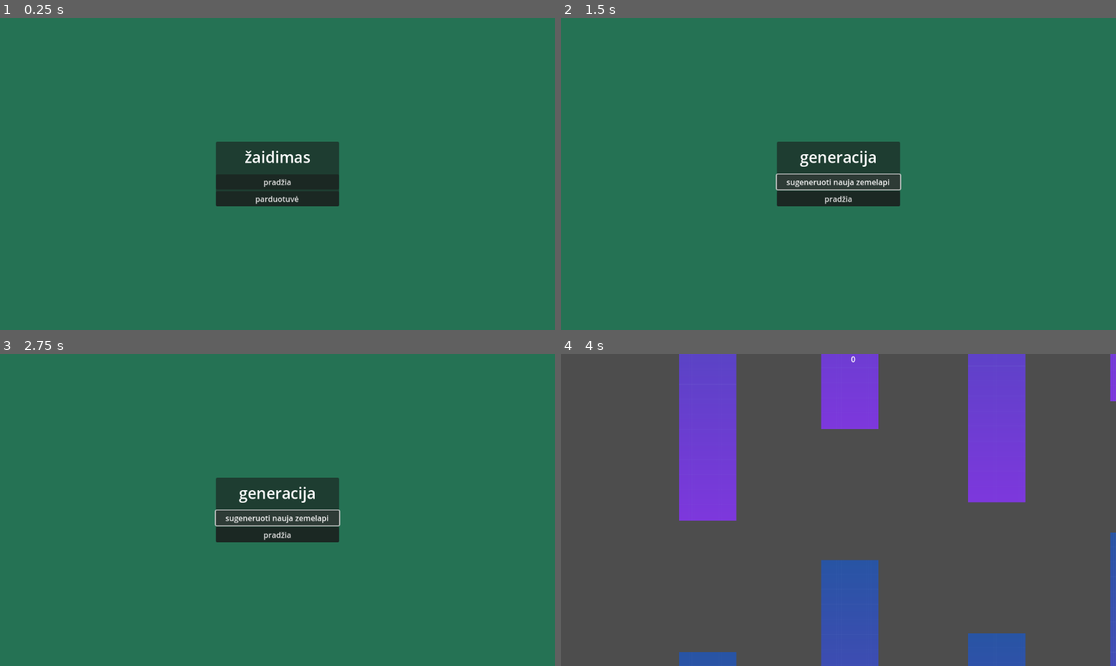
Above: before the commit, frames 1-4 (two rows, left to right).
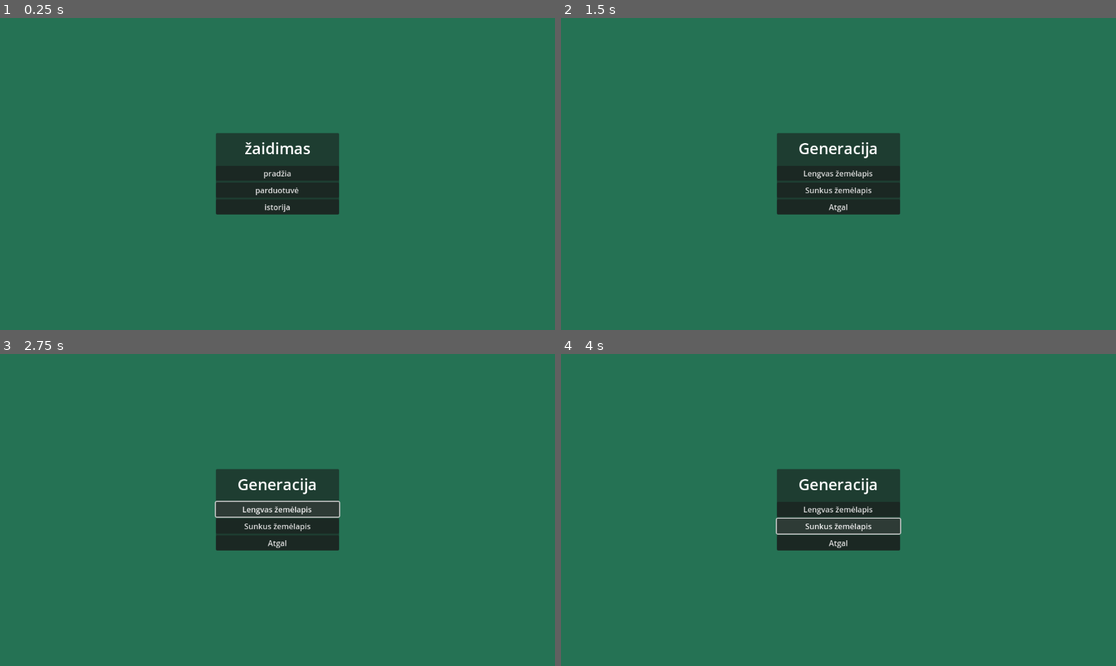
Above: after the commit, the same moments.

Repository: GrybasBaravykas/ZaidimoPraktika
Game: Godot game, scene res://src/main_menu.tscn
The game is run twice, just before and just after one commit, with the same random seed, the same clock (stepped at 60 frames per second) and the same inputs.
Inputs (mouse positions are in pixels of both pictures, inside the frame that each line leads up to):
- Up to frame 1 (0.25 s): no input
- Up to frame 2 (1.5 s): click "pradžia" at 0.5 s; click "sugeneruoti nauja zemelapi" at 1.25 s
- Up to frame 3 (2.75 s): click "sugeneruoti nauja zemelapi" (after the commit: "Lengvas žemėlapis") at 2 s
- Up to frame 4 (4 s): click (838, 534) at 2.75 s, where only the run before the commit has a clickable "pradžia"; click (838, 525) at 3.5 s, where only the run after the commit has a clickable "Sunkus žemėlapis"

The runs differ from the first frame. In frame 1, 1.9% of the frame differs, in the area x 38-62%, y 36-64%; in frame 2, 2.4%; in frame 3, 2.5%; in frame 4, 100%, in the area x 0-100%, y 0-100%.

Commit message:
UPDATE

Diff:
--- /dev/null
+++ b/history_menu.gd
@@ -0,0 +1 @@
+extends CanvasLayer
--- a/map_gen_json.gd
+++ b/map_gen_json.gd
@@ -19,10 +19,11 @@
 	pos_val = data.map_seed
 
 
-func gen_map():
-	data.map_seed = randi() % 9 + 1;
-	for i in 13:
-		data.map_seed = data.map_seed * 10 + randi() % 10
+func gen_map(diff):
+	data.difficulty = diff
+	data.map_seed = randi() % 9 + 1
+	for i in 13 * diff:
+		data.map_seed = data.map_seed * 10 + (randi() % 10)
 
 	create_file()
 func take_gen_val():
--- a/src/MainMenu.gd
+++ b/src/MainMenu.gd
@@ -2,6 +2,7 @@
 
 @onready var main: Control = $Control
 @onready var gen: Control = $Generation
+@onready var gen2: Control = $Generation2
 
 const Json = preload("res://map_gen_json.gd")
 var my_json: Json
@@ -17,11 +18,28 @@
 func _on_button_shop_pressed() -> void:
 	get_tree().change_scene_to_file("res://src/shop.tscn")
 
+func _on_button_gen_menu_pressed() -> void:
+	gen.visible = false
+	gen2.visible = true
 
 func _on_button_gen_pressed() -> void:
-	my_json.gen_map()
+	my_json.gen_map(1)
+
 
 
 func _on_button_start_pressed() -> void:
 	if(FileAccess.file_exists(my_json.path)):
 		get_tree().change_scene_to_file("res://src/world.tscn")
+
+
+func _on_button_gen_2_pressed() -> void:
+	my_json.gen_map(2)
+
+
+func _on_button_atgal_pressed() -> void:
+	gen.visible = true
+	gen2.visible = false
+
+
+func _on_button_history_pressed() -> void:
+	get_tree().change_scene_to_file("res://src/history.tscn")
--- /dev/null
+++ b/src/history.tscn
@@ -0,0 +1,24 @@
+[gd_scene load_steps=2 format=3 uid="uid://b081wfptyqpmg"]
+
+[ext_resource type="Script" path="res://history_menu.gd" id="1_mmvyr"]
+
+[node name="History" type="Node2D"]
+
+[node name="CanvasLayer" type="CanvasLayer" parent="."]
+script = ExtResource("1_mmvyr")
+
+[node name="ColorRect" type="ColorRect" parent="CanvasLayer"]
+offset_right = 1165.0
+offset_bottom = 665.0
+color = Color(0.521569, 0.262745, 0.14902, 1)
+
+[node name="VBoxContainer" type="VBoxContainer" parent="CanvasLayer"]
+offset_right = 1152.0
+offset_bottom = 648.0
+
+[node name="Label" type="Label" parent="CanvasLayer/VBoxContainer"]
+layout_mode = 2
+text = "bandymas
+"
+horizontal_alignment = 1
+vertical_alignment = 1
--- a/src/main_menu.tscn
+++ b/src/main_menu.tscn
@@ -50,6 +50,10 @@
 layout_mode = 2
 text = "parduotuvė"
 
+[node name="ButtonHistory" type="Button" parent="CanvasLayer/Control/CenterContainer/PanelContainer/MarginContainer/VBoxContainer"]
+layout_mode = 2
+text = "istorija"
+
 [node name="Generation" type="Control" parent="CanvasLayer"]
 visible = false
 layout_mode = 3
@@ -81,17 +85,64 @@
 custom_minimum_size = Vector2(128, 64)
 layout_mode = 2
 theme_override_font_sizes/font_size = 32
-text = "generacija"
+text = "Pradžia"
 horizontal_alignment = 1
 vertical_alignment = 1
 
-[node name="ButtonGen" type="Button" parent="CanvasLayer/Generation/CenterContainer/PanelContainer/MarginContainer/VBoxContainer"]
+[node name="ButtonGenMenu" type="Button" parent="CanvasLayer/Generation/CenterContainer/PanelContainer/MarginContainer/VBoxContainer"]
 layout_mode = 2
 text = "sugeneruoti nauja zemelapi"
 
 [node name="ButtonStart" type="Button" parent="CanvasLayer/Generation/CenterContainer/PanelContainer/MarginContainer/VBoxContainer"]
 layout_mode = 2
-text = "pradžia"
+text = "žaisti"
+
+[node name="Generation2" type="Control" parent="CanvasLayer"]
+visible = false
+layout_mode = 3
+anchors_preset = 15
+anchor_right = 1.0
+anchor_bottom = 1.0
+grow_horizontal = 2
+grow_vertical = 2
+
+[node name="CenterContainer" type="CenterContainer" parent="CanvasLayer/Generation2"]
+layout_mode = 1
+anchors_preset = 15
+anchor_right = 1.0
+anchor_bottom = 1.0
+grow_horizontal = 2
+grow_vertical = 2
+
+[node name="PanelContainer" type="PanelContainer" parent="CanvasLayer/Generation2/CenterContainer"]
+layout_mode = 2
+
+[node name="MarginContainer" type="MarginContainer" parent="CanvasLayer/Generation2/CenterContainer/PanelContainer"]
+layout_mode = 2
+
+[node name="VBoxContainer" type="VBoxContainer" parent="CanvasLayer/Generation2/CenterContainer/PanelContainer/MarginContainer"]
+custom_minimum_size = Vector2(256, 0)
+layout_mode = 2
+
+[node name="Label" type="Label" parent="CanvasLayer/Generation2/CenterContainer/PanelContainer/MarginContainer/VBoxContainer"]
+custom_minimum_size = Vector2(128, 64)
+layout_mode = 2
+theme_override_font_sizes/font_size = 32
+text = "Generacija"
+horizontal_alignment = 1
+vertical_alignment = 1
+
+[node name="ButtonGen" type="Button" parent="CanvasLayer/Generation2/CenterContainer/PanelContainer/MarginContainer/VBoxContainer"]
+layout_mode = 2
+text = "Lengvas žemėlapis"
+
+[node name="ButtonGen2" type="Button" parent="CanvasLayer/Generation2/CenterContainer/PanelContainer/MarginContainer/VBoxContainer"]
+layout_mode = 2
+text = "Sunkus žemėlapis"
+
+[node name="ButtonAtgal" type="Button" parent="CanvasLayer/Generation2/CenterContainer/PanelContainer/MarginContainer/VBoxContainer"]
+layout_mode = 2
+text = "Atgal"
 
 [node name="ColorRect" type="ColorRect" parent="."]
 offset_right = 1168.0
@@ -100,5 +151,11 @@
 
 [connection signal="pressed" from="CanvasLayer/Control/CenterContainer/PanelContainer/MarginContainer/VBoxContainer/ButtonPlay" to="CanvasLayer" method="_on_button_play_pressed"]
 [connection signal="pressed" from="CanvasLayer/Control/CenterContainer/PanelContainer/MarginContainer/VBoxContainer/ButtonShop" to="CanvasLayer" method="_on_button_shop_pressed"]
-[connection signal="pressed" from="CanvasLayer/Generation/CenterContainer/PanelContainer/MarginContainer/VBoxContainer/ButtonGen" to="CanvasLayer" method="_on_button_gen_pressed"]
+[connection signal="pressed" from="CanvasLayer/Control/CenterContainer/PanelContainer/MarginContainer/VBoxContainer/ButtonHistory" to="CanvasLayer" method="_on_button_history_pressed"]
+[connection signal="pressed" from="CanvasLayer/Generation/CenterContainer/PanelContainer/MarginContainer/VBoxContainer/ButtonGenMenu" to="CanvasLayer" method="_on_button_gen_pressed"]
+[connection signal="pressed" from="CanvasLayer/Generation/CenterContainer/PanelContainer/MarginContainer/VBoxContainer/ButtonGenMenu" to="CanvasLayer" method="_on_button_gen_menu_pressed"]
 [connection signal="pressed" from="CanvasLayer/Generation/CenterContainer/PanelContainer/MarginContainer/VBoxContainer/ButtonStart" to="CanvasLayer" method="_on_button_start_pressed"]
+[connection signal="pressed" from="CanvasLayer/Generation2/CenterContainer/PanelContainer/MarginContainer/VBoxContainer/ButtonGen" to="CanvasLayer" method="_on_button_gen_pressed"]
+[connection signal="pressed" from="CanvasLayer/Generation2/CenterContainer/PanelContainer/MarginContainer/VBoxContainer/ButtonGen2" to="CanvasLayer" method="_on_button_gen_pressed"]
+[connection signal="pressed" from="CanvasLayer/Generation2/CenterContainer/PanelContainer/MarginContainer/VBoxContainer/ButtonGen2" to="CanvasLayer" method="_on_button_gen_2_pressed"]
+[connection signal="pressed" from="CanvasLayer/Generation2/CenterContainer/PanelContainer/MarginContainer/VBoxContainer/ButtonAtgal" to="CanvasLayer" method="_on_button_atgal_pressed"]
--- a/src/player.gd
+++ b/src/player.gd
@@ -12,6 +12,7 @@
 func _ready():
 	my_json = Json.new()
 	my_json.load_file()
+	print(my_json.data.map_seed)
 
 func _physics_process(delta: float) -> void:
 	if Input.is_action_just_pressed("jump"):
@@ -33,8 +34,10 @@
 func _on_resseter_body_entered(body: Node2D) -> void:
 	if body.name == "wall" :
 		body.queue_free()
-		Wall_reset()
-
+		if(score < 13):
+			Wall_reset()
+		if(score == 17):
+			game_over()
 
 
 func _on_detect_area_entered(area: Area2D) -> void:
@@ -44,10 +47,12 @@
 
 func _on_detect_body_entered(body: Node2D) -> void:
 	if body.name == "wall":
-		get_tree().change_scene_to_file("res://src/game_over_screen.tscn")
-
-
+		pass
+		#game_over()
 
 
 func _on_lowerdetect_area_entered(area: Area2D) -> void:
+	game_over()
+
+func game_over():
 	get_tree().change_scene_to_file("res://src/game_over_screen.tscn")
Not shown: 1 places in src/shop.tscn that only renumber resources
